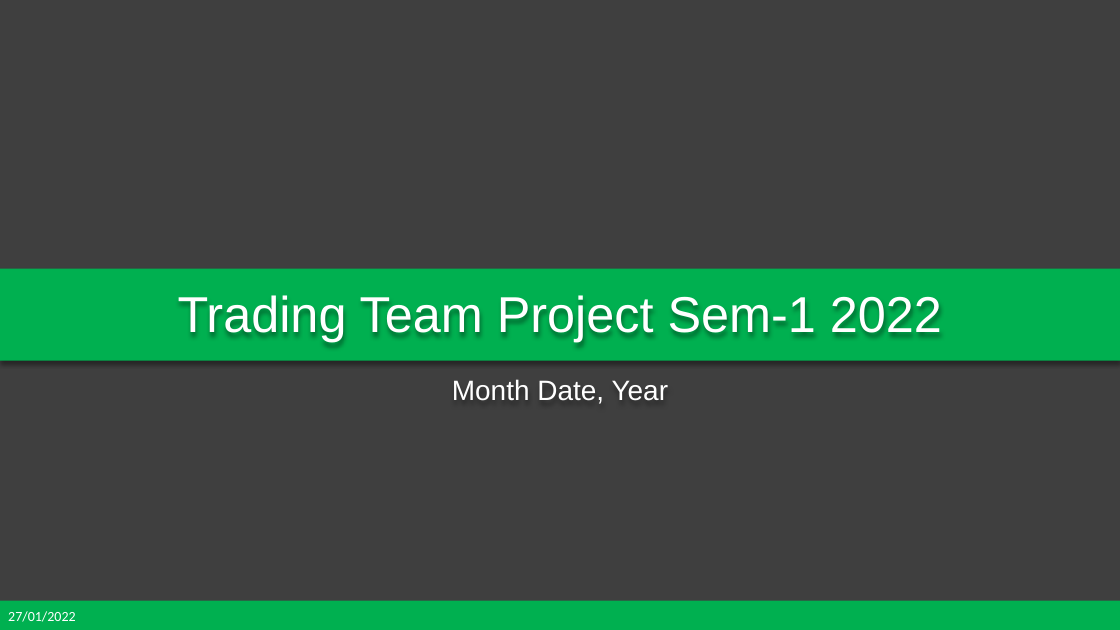
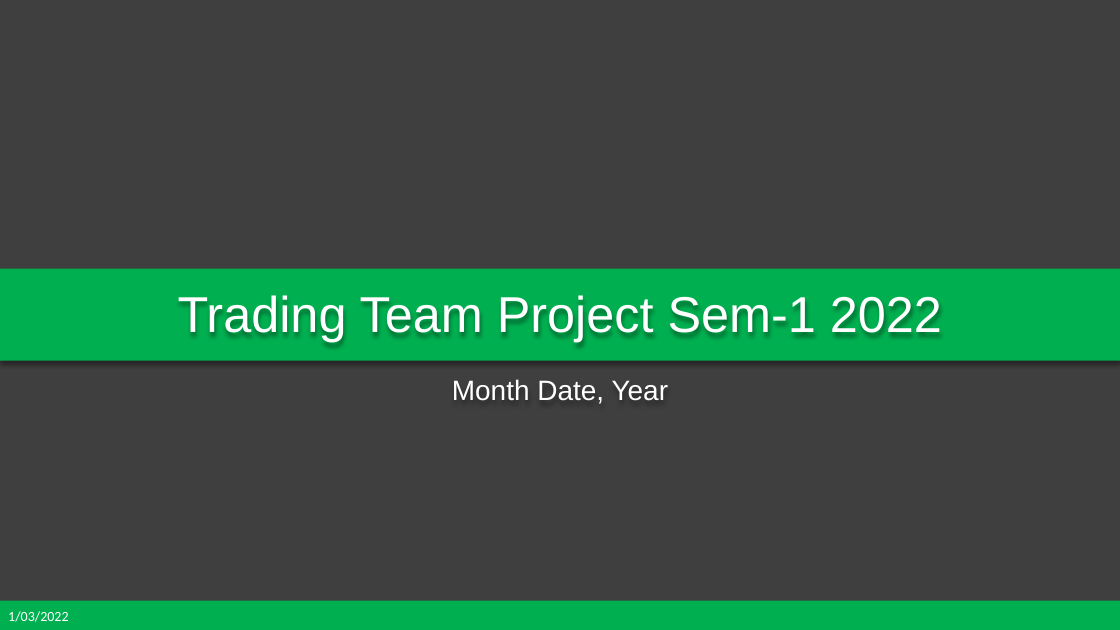
Before and after one commit to QFinUWA/Mean-Reversion-Trading-Team-Project-Semester-1-2022, a slide deck: slide 1 of Mean Reversion - Project Semester 1 2022.pptx. Drawn at 1120x630 pixels with LibreOffice and Linux fonts; fonts in the diff are those of the drawing; background and template pictures are left out. Boxes give left, top, right and bottom in pixels: in the first picture for what was removed or moved away, otherwise in the second. Text is boxed around its words. In the diff, an @@ line names an element or a change of style, - is before the commit and + after.

```diff
--- a/Mean Reversion - Project Semester 1 2022.pptx
+++ b/Mean Reversion - Project Semester 1 2022.pptx
@@ text at (8, 611, 68, 622): text changed @@
-27/01/2022
+1/03/2022
```
Also in this commit, not shown: 1 other slide changed, 1 other file.
